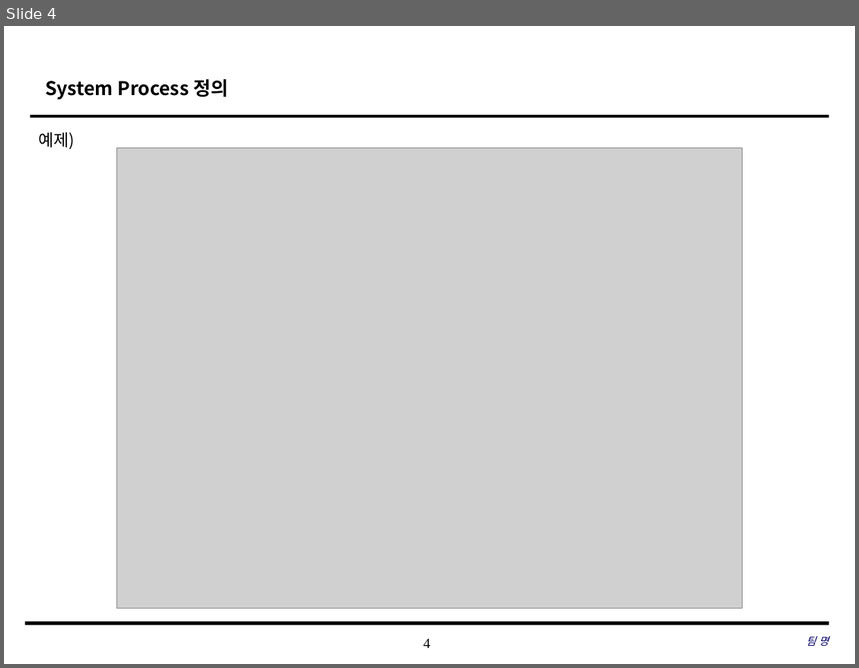
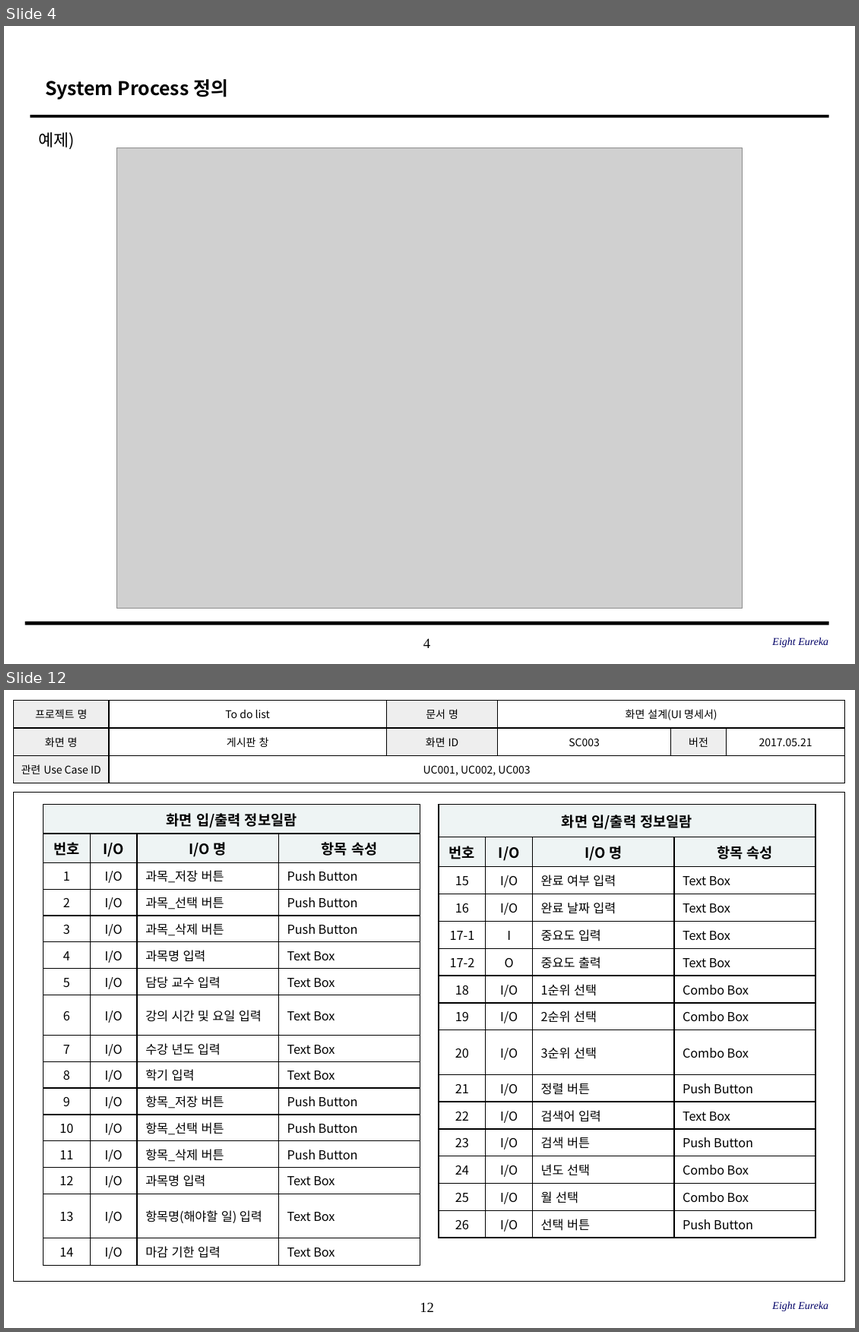
Before and after one commit to SE-admin/8, a slide deck: doc/3_ 설계서/UI Design Template.pptx. Shown one above the other, each under a label of ours: slide 4 before the commit, slides 4 and 12 after it; the slides between them are not shown. The pictures are 859x668 and 859x1332 pixels, drawn with LibreOffice and Linux fonts; fonts in the diff are those of the drawing; grey boxes stand for pictures; background and template pictures are left out. Boxes give left, top, right and bottom in pixels: in the first picture for what was removed or moved away, otherwise in the second. Text is boxed around its words. In the diff, an @@ line names an element or a change of style, - is before the commit and + after.

```diff
--- a/doc/3_ 설계서/UI Design Template.pptx
+++ b/doc/3_ 설계서/UI Design Template.pptx
@@ slide 12 added at <box>4,690,855,1328</box>, background #FFFFFF; not listed: 1 template element that a slide beside it also shows @@
@@ table added at <box>13,700,844,783</box>, 3 rows, 6 columns @@
+프로젝트 명 | To do list | 문서 명 | 화면 설계(UI 명세서) |  | 
+화면 명 | 게시판 창 | 화면 ID | SC003 | 버전 | 2017.05.21
+관련 Use Case ID | UC001, UC002, UC003 |  |  |  | 
@@ rectangle added at <box>13,792,845,1281</box>, outline #000000 0.75 pt @@
@@ table added at <box>44,805,420,1262</box>, 16 rows, 4 columns @@
+화면 입/출력 정보일람 |  |  | 
+번호 | I/O | I/O 명 | 항목 속성
+1 | I/O | 과목_저장 버튼 | Push Button
+2 | I/O | 과목_선택 버튼 | Push Button
+3 | I/O | 과목_삭제 버튼 | Push Button
+4 | I/O | 과목명 입력 | Text Box
+5 | I/O | 담당 교수 입력 | Text Box
+6 | I/O | 강의 시간 및 요일 입력 | Text Box
+7 | I/O | 수강 년도 입력 | Text Box
+8 | I/O | 학기 입력 | Text Box
+9 | I/O | 항목_저장 버튼 | Push Button
+10 | I/O | 항목_선택 버튼 | Push Button
+11 | I/O | 항목_삭제 버튼 | Push Button
+12 | I/O | 과목명 입력 | Text Box
+13 | I/O | 항목명(해야할 일) 입력 | Text Box
+14 | I/O | 마감 기한 입력 | Text Box
@@ table added at <box>439,805,815,1238</box>, 15 rows, 4 columns @@
+화면 입/출력 정보일람 |  |  | 
+번호 | I/O | I/O 명 | 항목 속성
+15 | I/O | 완료 여부 입력 | Text Box
+16 | I/O | 완료 날짜 입력 | Text Box
+17-1 | I | 중요도 입력 | Text Box
+17-2 | O | 중요도 출력 | Text Box
+18 | I/O | 1순위 선택 | Combo Box
+19 | I/O | 2순위 선택 | Combo Box
+20 | I/O | 3순위 선택 | Combo Box
+21 | I/O | 정렬 버튼 | Push Button
+22 | I/O | 검색어 입력 | Text Box
+23 | I/O | 검색 버튼 | Push Button
+24 | I/O | 년도 선택 | Combo Box
+25 | I/O | 월 선택 | Combo Box
+26 | I/O | 선택 버튼 | Push Button
@@ text added at <box>772,1302,829,1312</box>, 9 pt, text #000066, italic @@
+Eight Eureka
@@ slide 4 changed as well @@
@@ text at <box>772,638,829,648</box>: text changed @@
-팀 명
+Eight Eureka
```
Also in this commit, not shown: 4 other slides changed, 6 other slides added, 1 slide removed.
